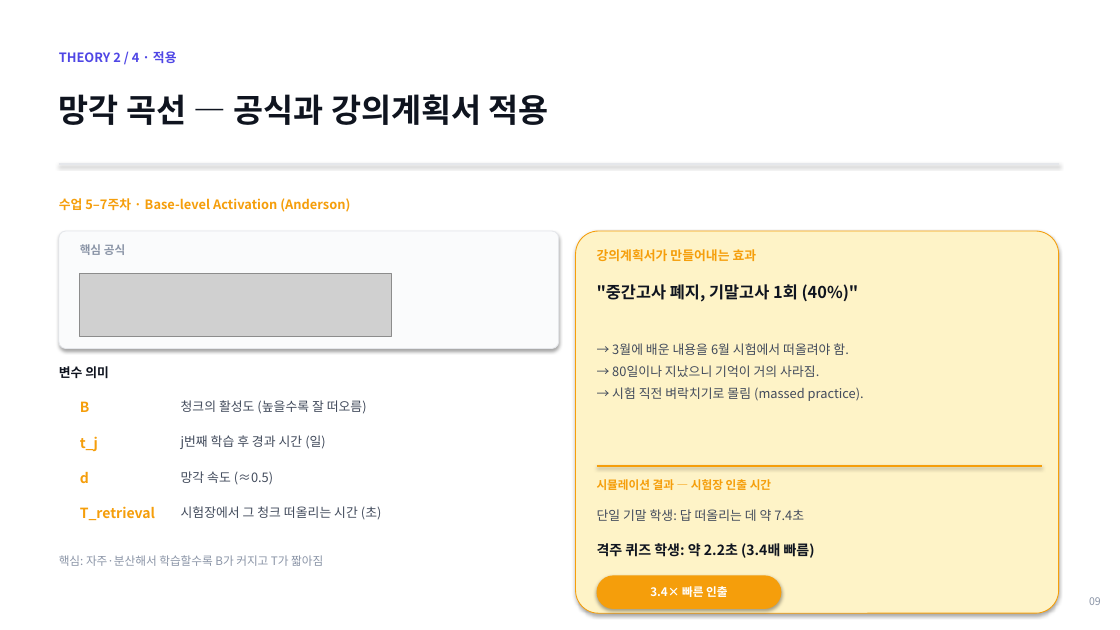
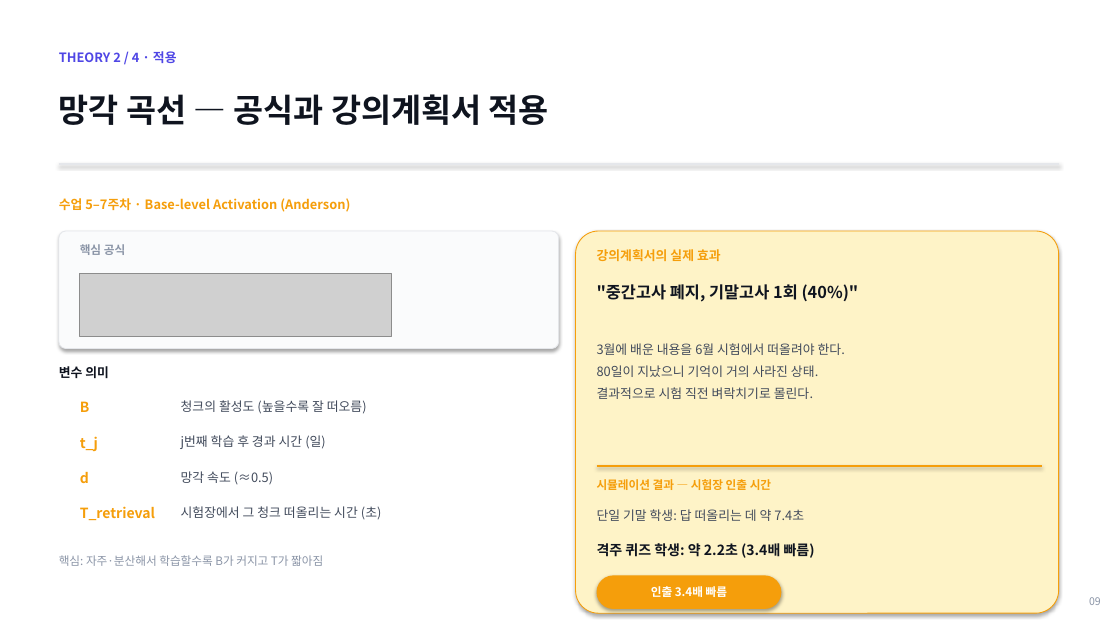
Before and after one commit to lshpy/imen315-syllabus-meta, a slide deck: slide 9 of team_project/kickoff_2026-05-11.pptx. Drawn at 1120x630 pixels with LibreOffice and Linux fonts; fonts in the diff are those of the drawing; grey boxes stand for pictures. Boxes give left, top, right and bottom in pixels: in the first picture for what was removed or moved away, otherwise in the second. Text is boxed around its words. In the diff, an @@ line names an element or a change of style, - is before the commit and + after.

```diff
--- a/team_project/kickoff_2026-05-11.pptx
+++ b/team_project/kickoff_2026-05-11.pptx
@@ text at (597, 249, 721, 261): text changed @@
-강의계획서가 만들어내는 효과
+강의계획서의 실제 효과
@@ text at (597, 343, 845, 399): text changed @@
-→ 3월에 배운 내용을 6월 시험에서 떠올려야 함.
-→ 80일이나 지났으니 기억이 거의 사라짐.
-→ 시험 직전 벼락치기로 몰림 (massed practice).
+3월에 배운 내용을 6월 시험에서 떠올려야 한다.
+80일이 지났으니 기억이 거의 사라진 상태.
+결과적으로 시험 직전 벼락치기로 몰린다.
@@ text at (651, 584, 727, 600): text changed @@
-3.4× 빠른 인출
+인출 3.4배 빠름
```
Also in this commit, not shown: 9 other slides changed, 1 slide added, 1 slide removed, 1 other file.
